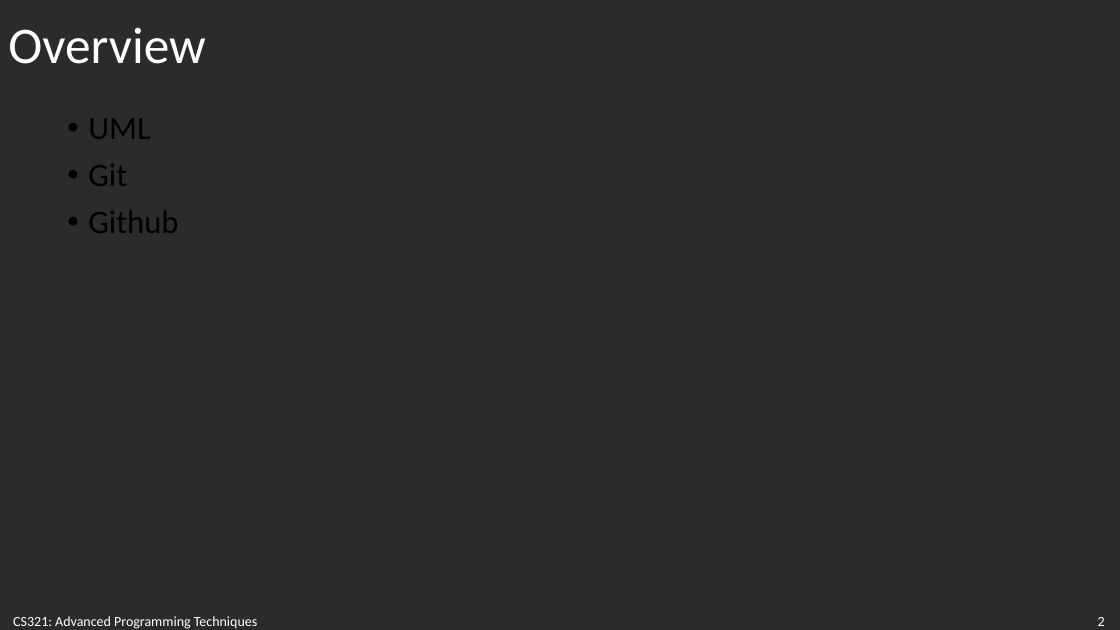
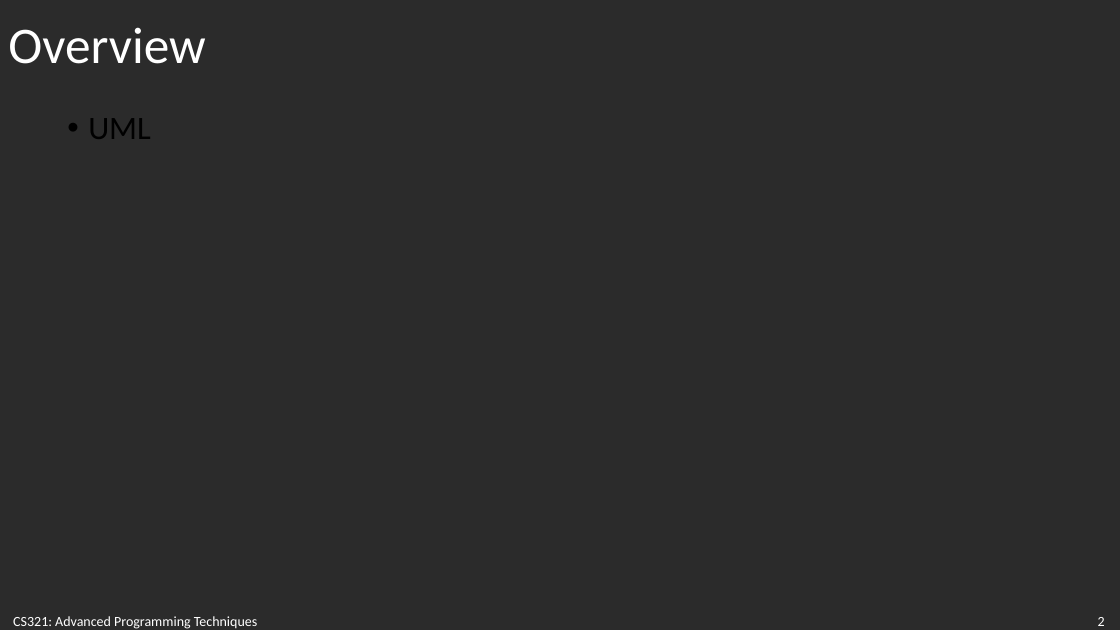
Before and after one commit to gmierzwinski/gmierzwinski.github.io, a slide deck: slide 2 of bishops/cs321/resources/CS321_Lecture_08A.pptx. Drawn at 1120x630 pixels with LibreOffice and Linux fonts; fonts in the diff are those of the drawing; background and template pictures are left out; a plain dark background stands for a picture behind light text. Boxes give left, top, right and bottom in pixels: in the first picture for what was removed or moved away, otherwise in the second. Text is boxed around its words. In the diff, an @@ line names an element or a change of style, - is before the commit and + after.

Commit message:
Add new lectures.

```diff
--- a/bishops/cs321/resources/CS321_Lecture_08A.pptx
+++ b/bishops/cs321/resources/CS321_Lecture_08A.pptx
@@ text at <box>88,164,178,233</box>: paragraphs removed @@
-• Git
-• Github
```
Also in this commit, not shown: 2 other files.
